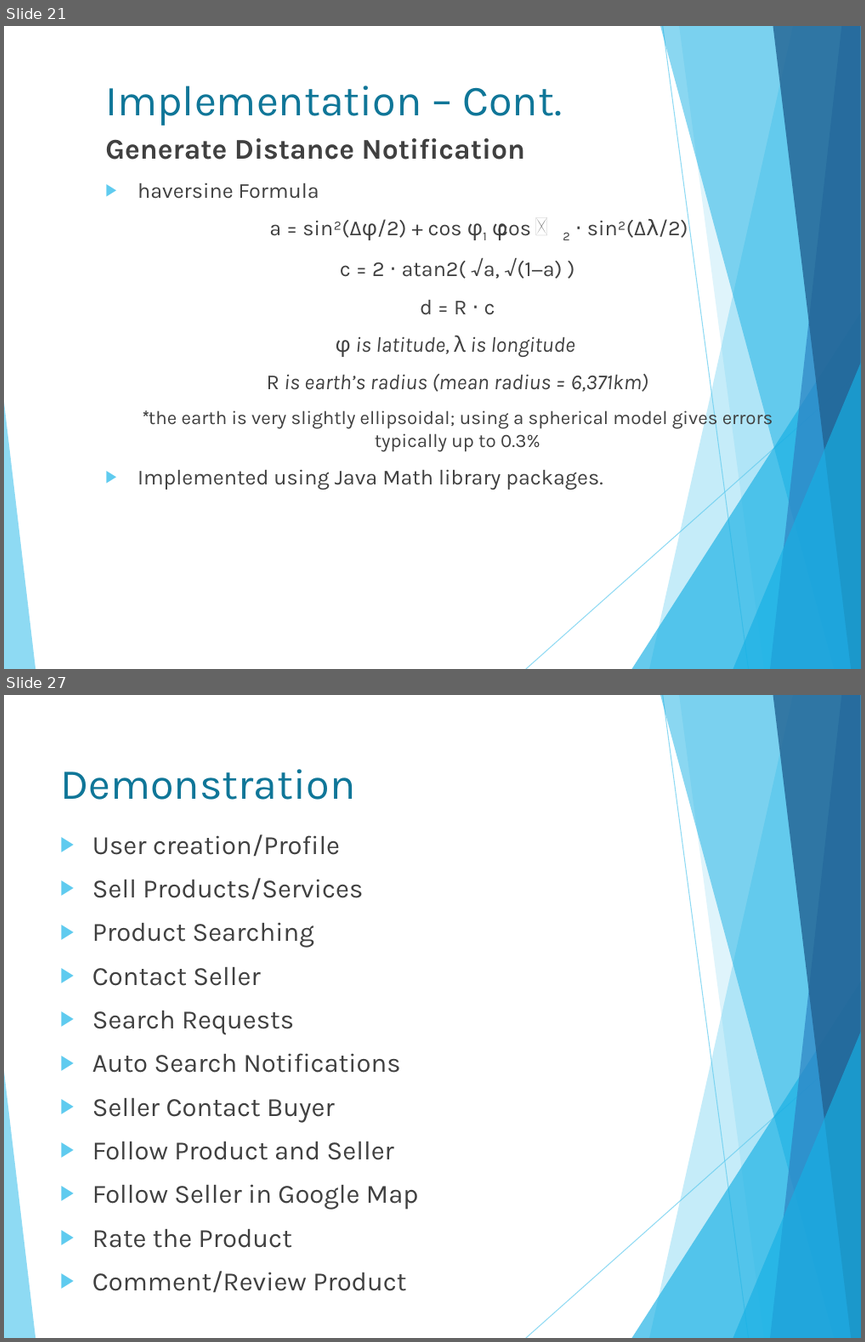
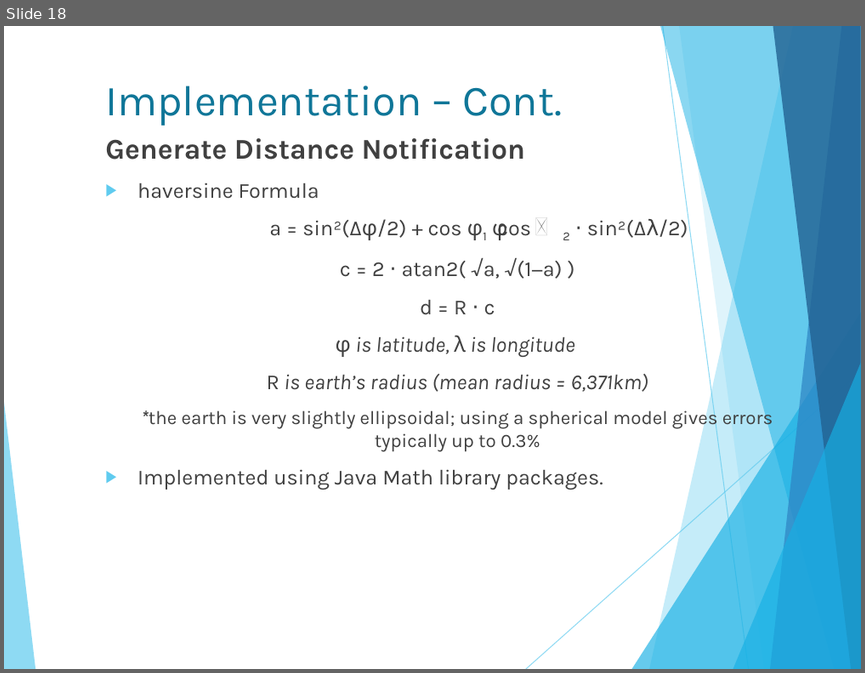
Before and after one commit to isurudewasurendra/SappuSavari, a slide deck: documentation/Location Based Mobile Marketing System.pptx. Shown one above the other, each under a label of ours: slides 21 and 27 before the commit, slide 18 after it; the slides between them are not shown. The pictures are 865x1342 and 865x673 pixels, drawn with LibreOffice and Linux fonts; fonts in the diff are those of the drawing. Boxes give left, top, right and bottom in pixels: in the first picture for what was removed or moved away, otherwise in the second. Text is boxed around its words. In the diff, an @@ line names an element or a change of style, - is before the commit and + after.

```diff
--- a/documentation/Location Based Mobile Marketing System.pptx
+++ b/documentation/Location Based Mobile Marketing System.pptx
@@ slide 27 removed at [4,695,861,1338], background #FFFFFF; not listed: 10 template elements that a slide beside it also shows @@
@@ title removed at [60,769,355,800] @@
-Demonstration
@@ text removed at [92,834,419,1247] @@
-▶ User creation/Profile
-▶ Sell Products/Services
-▶ Product Searching
-▶ Contact Seller
-▶ Search Requests
-▶ Auto Search Notifications
-▶ Seller Contact Buyer
-▶ Follow Product and Seller
-▶ Follow Seller in Google Map
-▶ Rate the Product
-▶ Comment/Review Product
@@ what was slide 21 is now slide 18 @@
```
Also in this commit, not shown: 12 slides changed, 4 slides added, 6 other slides removed, 21 other files.
